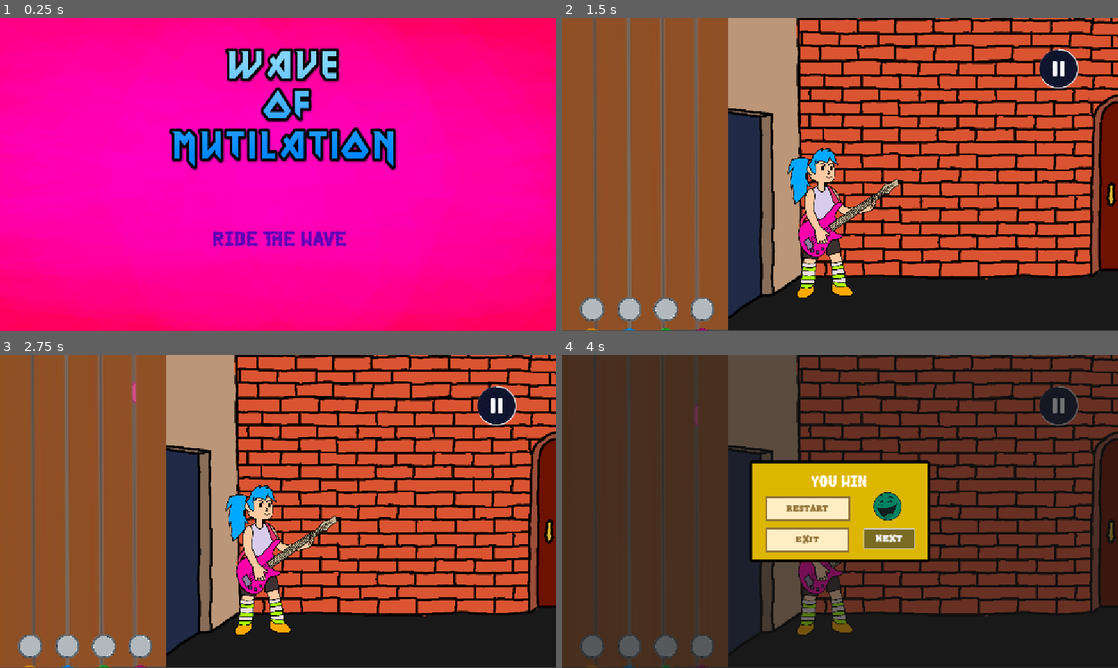
Above: before the commit, frames 1-4 (two rows, left to right).
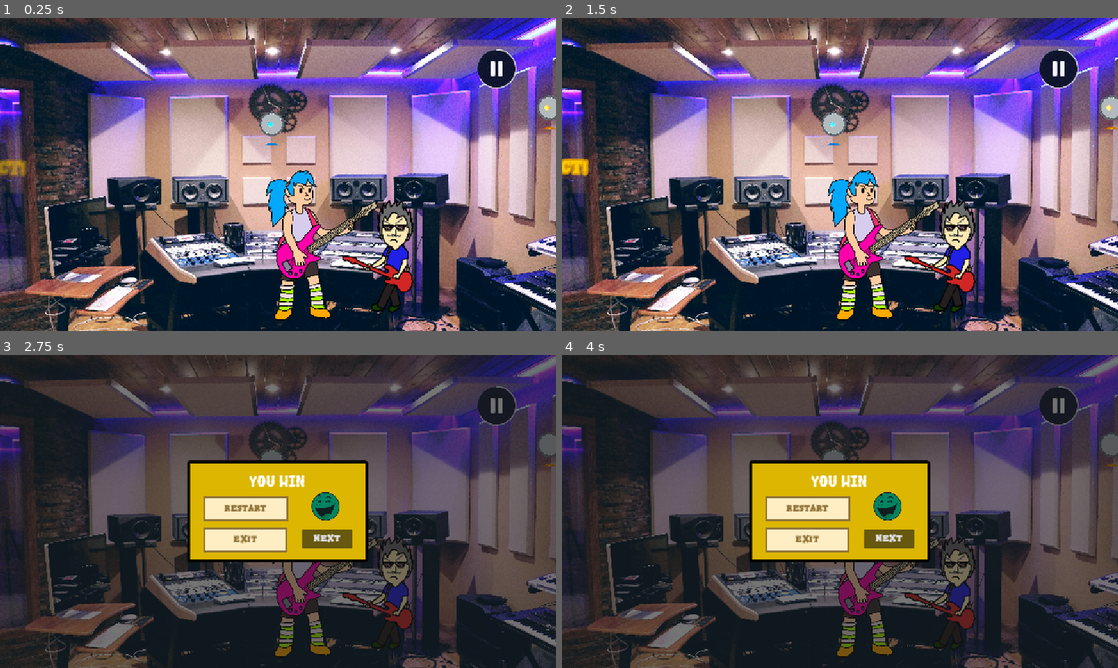
Above: after the commit, the same moments.

Repository: sofiamatosg/Wave-of-Mutilation
Game: Godot game, scene res://levels/game_leve2l.tscn
Two runs of this game, one before a commit and one after it. Both use one fixed random seed, a clock stepped at 60 frames per second and the inputs below. Before the commit the project starts from res://levels/main.tscn.
Inputs (mouse positions are in pixels of both pictures, inside the frame that each line leads up to):
- Up to frame 1 (0.25 s): no input
- Up to frame 2 (1.5 s): click (840, 240) at 0.5 s, where only the run before the commit has a clickable "Ride the wave"; click (806, 171) at 1.25 s, where only the run after the commit has a clickable "Restart"
- Up to frame 3 (2.75 s): click (244, 508) at 2 s, where only the run before the commit has a clickable "Restart"
- Up to frame 4 (4 s): click (806, 508) at 2.75 s, where only the run after the commit has a clickable "Restart"; click (890, 539) at 3.5 s, where only the run before the commit has a clickable "Next"

The runs differ from the first frame. In frame 1, 100% of the frame differs, in the area x 0-100%, y 0-100%; in frame 2, 96%; in frame 3, 90%; in frame 4, 70%.

Commit message:
Start of level 2

Diff:
--- a/levels/game_leve2l.tscn
+++ b/levels/game_leve2l.tscn
@@ -1,6 +1,6 @@
-[gd_scene load_steps=14 format=3 uid="uid://rsx4v88h002y"]
+[gd_scene load_steps=13 format=3 uid="uid://rsx4v88h002y"]
 
-[ext_resource type="Texture2D" uid="uid://dwmfhaqkv4eqg" path="res://art/background.png" id="1_mii4g"]
+[ext_resource type="Texture2D" uid="uid://dnes8ylorxme" path="res://art/pexels-pixabay-164938.jpg" id="1_uprbx"]
 [ext_resource type="PackedScene" uid="uid://c0c5bk8q4botv" path="res://objects/key_listener.tscn" id="2_rdsv0"]
 [ext_resource type="Texture2D" uid="uid://dyjhtkmrm4ajt" path="res://art/Ícones Coloridos e Simples.png" id="3_whdab"]
 [ext_resource type="PackedScene" uid="uid://bjbdbok88dyfc" path="res://objects/falling_key.tscn" id="4_phv1y"]
@@ -9,7 +9,6 @@
 [ext_resource type="PackedScene" uid="uid://dsoxkm5i4lmjp" path="res://level_editor.tscn" id="7_8i1r4"]
 [ext_resource type="PackedScene" uid="uid://bn0jgwmv7lc28" path="res://objects/audio_control.tscn" id="8_d163y"]
 [ext_resource type="PackedScene" uid="uid://b3aseihpqe6e3" path="res://objects/player.tscn" id="9_43c8h"]
-[ext_resource type="Texture2D" uid="uid://d02e2o072m6li" path="res://art/bass.png" id="10_axrnb"]
 [ext_resource type="PackedScene" uid="uid://d2h7qqroxyx8n" path="res://objects/enemy.tscn" id="11_0gegn"]
 [ext_resource type="Script" uid="uid://chdqggcye25kp" path="res://objects/enemy.gd" id="12_rr06r"]
 
@@ -17,37 +16,37 @@
 background_mode = 3
 glow_enabled = true
 
-[node name="GameLevel" type="Node2D"]
+[node name="GameLevel2" type="Node2D"]
 
 [node name="Camera2D" type="Camera2D" parent="."]
 
 [node name="Background" type="Sprite2D" parent="."]
-position = Vector2(172, -3.00002)
-scale = Vector2(1.17101, 1.18464)
-texture = ExtResource("1_mii4g")
+position = Vector2(6.49998, 0.600014)
+scale = Vector2(0.197804, 0.184487)
+texture = ExtResource("1_uprbx")
 
 [node name="key_listener" parent="." instance=ExtResource("2_rdsv0")]
-position = Vector2(-520, 280)
+position = Vector2(556, -137.375)
 scale = Vector2(0.25, 0.25)
 texture = ExtResource("3_whdab")
 key_name = "button_left"
 
 [node name="key_listener2" parent="." instance=ExtResource("2_rdsv0")]
-position = Vector2(-440, 280)
+position = Vector2(-16, -104)
 scale = Vector2(0.25, 0.25)
 texture = ExtResource("3_whdab")
 frame = 1
 key_name = "button_down"
 
 [node name="key_listener3" parent="." instance=ExtResource("2_rdsv0")]
-position = Vector2(-360, 280)
+position = Vector2(716, -137.375)
 scale = Vector2(0.25, 0.25)
 texture = ExtResource("3_whdab")
 frame = 2
 key_name = "button_up"
 
 [node name="key_listener4" parent="." instance=ExtResource("2_rdsv0")]
-position = Vector2(-280, 280)
+position = Vector2(796, -137.375)
 scale = Vector2(0.25, 0.25)
 texture = ExtResource("3_whdab")
 frame = 3
@@ -57,7 +56,6 @@
 position = Vector2(-120, -350)
 
 [node name="HoldTail" parent="FallingKey" instance=ExtResource("5_mfgeb")]
-visible = false
 scale = Vector2(8, 12.874)
 
 [node name="GameUI" parent="." instance=ExtResource("6_sgaq2")]
@@ -75,16 +73,7 @@
 [node name="AudioControl" parent="." instance=ExtResource("8_d163y")]
 
 [node name="Player" parent="." instance=ExtResource("9_43c8h")]
-position = Vector2(0, 100)
-
-[node name="Bass" type="TextureRect" parent="."]
-z_index = -1
-offset_left = -833.0
-offset_top = 323.0
-offset_right = -185.0
-offset_bottom = 1254.0
-rotation = -1.57512
-texture = ExtResource("10_axrnb")
+position = Vector2(83, 146)
 
 [node name="Enemy" parent="." instance=ExtResource("11_0gegn")]
 position = Vector2(660, 160)
--- a/levels/game_level.tscn
+++ b/levels/game_level.tscn
@@ -79,9 +79,9 @@
 
 [node name="Bass" type="TextureRect" parent="."]
 z_index = -1
-offset_left = -833.0
+offset_left = -832.0
 offset_top = 323.0
-offset_right = -185.0
+offset_right = -184.0
 offset_bottom = 1254.0
 rotation = -1.57512
 texture = ExtResource("9_p4sme")
--- a/levels/game_ui.tscn
+++ b/levels/game_ui.tscn
@@ -439,6 +439,7 @@
 [node name="NextButton" type="Button" parent="CanvasLayer/Win/WinPanel"]
 process_mode = 3
 z_index = 1
+layout_mode = 0
 offset_left = 630.0
 offset_top = 370.0
 offset_right = 734.0
--- a/levels/main.gd
+++ b/levels/main.gd
@@ -1,12 +1,13 @@
 extends Node
 
 var original_scale = Vector2.ONE
-
+@onready var ocean: AudioStreamPlayer = %Ocean
 func _ready():
 	original_scale = %PlayButton.scale
 
 func _on_play_button_pressed() -> void:
 	get_tree().change_scene_to_file("res://levels/game_level.tscn")
+	Signals.Ocean.emit()
 
 func _on_play_button_mouse_entered() -> void:
 	%PlayButton.scale = Vector2(1.15, 1.15)
--- a/objects/audio_control.gd
+++ b/objects/audio_control.gd
@@ -4,10 +4,12 @@
 # Called when the node enters the scene tree for the first time.
 func _ready() -> void:
 	await get_tree().create_timer(0.5).timeout
+
 	$Drive.play()
 	Signals.Lost.connect(Lost)
 	Signals.ResetCombo.connect(ResetCombo)
 	Signals.Win.connect(Win)
+	Signals.Ocean.connect(Ocean)
 	$Drive.finished.connect(_on_drive_finished)
 
 func Lost():
@@ -20,3 +22,7 @@
 	print("winwin")
 func Win():
 	$Win.play()
+
+func Ocean():
+	$Ocean.play()
+	print("=11=11")
--- a/objects/audio_control.tscn
+++ b/objects/audio_control.tscn
@@ -22,8 +22,8 @@
 bus = &"SFX"
 
 [node name="Ocean" type="AudioStreamPlayer" parent="."]
+unique_name_in_owner = true
 stream = ExtResource("5_rhtlh")
-bus = &"SFX"
 
 [node name="Intro" type="AudioStreamPlayer" parent="."]
 stream = ExtResource("6_dto0i")
--- a/objects/enemy.gd
+++ b/objects/enemy.gd
@@ -9,7 +9,7 @@
 func _ready():
 	Signals.DecreaseLife.connect(DecreaseLife)
 	await get_tree().create_timer(8.0).timeout
-	animated_sprite_2d.play("play")
+	animated_sprite_2d.play("run")
 	var anim = $AnimationPlayer.get_animation("enemy_walk")
 	$AnimationPlayer.play("enemy_walk")
 
@@ -19,6 +19,11 @@
 	var sprite_global = $AnimatedSprite2D.to_global(Vector2.ZERO)
 	if sprite_global.x <=  50 and health > 0:
 		Signals.Lost.emit()
+	print(sprite_global.x)
+	if sprite_global.x < 658 and sprite_global.x > 656:
+		Signals.Start.emit()
+		print("CUIO")
+
 func DecreaseLife (damage: int):
 	health -= damage
 	if health <= 0:
--- a/objects/enemy.tscn
+++ b/objects/enemy.tscn
@@ -1,9 +1,12 @@
-[gd_scene load_steps=11 format=3 uid="uid://d2h7qqroxyx8n"]
+[gd_scene load_steps=15 format=3 uid="uid://d2h7qqroxyx8n"]
 
 [ext_resource type="Texture2D" uid="uid://ou41b8n2ph61" path="res://art/Enemy1.png" id="1_we7g8"]
 [ext_resource type="Texture2D" uid="uid://c5a3kl2fxfsjm" path="res://art/Enemy2.png" id="2_3hb37"]
 [ext_resource type="PackedScene" uid="uid://b643kdsjh0m30" path="res://health_bar.tscn" id="2_7jlpp"]
 [ext_resource type="Script" uid="uid://0iuxyjme4t3y" path="res://health_bar.gd" id="3_41oev"]
+[ext_resource type="PackedScene" uid="uid://dlgyxc8y7xann" path="res://objects/enemy_key.tscn" id="5_l24ub"]
+[ext_resource type="Texture2D" uid="uid://dyjhtkmrm4ajt" path="res://art/Ícones Coloridos e Simples.png" id="6_lw0qc"]
+[ext_resource type="Script" uid="uid://deejg6qb6owny" path="res://objects/enemy_key.gd" id="7_migdc"]
 
 [sub_resource type="SpriteFrames" id="SpriteFrames_2ld5k"]
 animations = [{
@@ -52,9 +55,33 @@
 "update": 0,
 "values": [Vector2(-18, 135), Vector2(-642, 135)]
 }
+tracks/2/type = "value"
+tracks/2/imported = false
+tracks/2/enabled = true
+tracks/2/path = NodePath("HBoxContainer:position")
+tracks/2/interp = 1
+tracks/2/loop_wrap = true
+tracks/2/keys = {
+"times": PackedFloat32Array(0, 7),
+"transitions": PackedFloat32Array(1, 1),
+"update": 0,
+"values": [Vector2(0, 0), Vector2(-642, 0)]
+}
 
 [sub_resource type="Animation" id="Animation_we7g8"]
 length = 0.001
+tracks/0/type = "value"
+tracks/0/imported = false
+tracks/0/enabled = true
+tracks/0/path = NodePath("HBoxContainer:position")
+tracks/0/interp = 1
+tracks/0/loop_wrap = true
+tracks/0/keys = {
+"times": PackedFloat32Array(0),
+"transitions": PackedFloat32Array(1),
+"update": 0,
+"values": [Vector2(0, 0)]
+}
 
 [sub_resource type="AnimationLibrary" id="AnimationLibrary_3hb37"]
 _data = {
@@ -62,13 +89,16 @@
 &"enemy_walk": SubResource("Animation_41oev")
 }
 
+[sub_resource type="Theme" id="Theme_l24ub"]
+
 [node name="Enemy" type="CharacterBody2D"]
 
 [node name="AnimatedSprite2D" type="AnimatedSprite2D" parent="."]
+position = Vector2(-445.882, 0)
 sprite_frames = SubResource("SpriteFrames_2ld5k")
 animation = &"run"
 autoplay = "run"
-frame_progress = 0.0595303
+frame_progress = 0.488886
 
 [node name="CollisionShape2D" type="CollisionShape2D" parent="."]
 position = Vector2(-8.5, 13)
@@ -83,9 +113,9 @@
 [node name="HealthBar" parent="." instance=ExtResource("2_7jlpp")]
 anchors_preset = 10
 anchor_right = 1.0
-offset_left = -18.0
+offset_left = -446.047
 offset_top = 135.0
-offset_right = 35.0
+offset_right = -393.047
 offset_bottom = 160.0
 grow_horizontal = 2
 size_flags_horizontal = 4
@@ -98,3 +128,48 @@
 
 [node name="Marker2D" type="Marker2D" parent="."]
 position = Vector2(-650, 0)
+
+[node name="HBoxContainer" type="HBoxContainer" parent="."]
+offset_right = 40.0
+offset_bottom = 40.0
+theme = SubResource("Theme_l24ub")
+
+[node name="EnemyKey" parent="HBoxContainer" instance=ExtResource("5_l24ub")]
+z_index = 1
+position = Vector2(-19, -133)
+scale = Vector2(0.15, 0.15)
+texture = ExtResource("6_lw0qc")
+hframes = 4
+vframes = 4
+frame = 4
+script = ExtResource("7_migdc")
+
+[node name="EnemyKey2" parent="HBoxContainer" instance=ExtResource("5_l24ub")]
+z_index = 1
+position = Vector2(15, -133)
+scale = Vector2(0.15, 0.15)
+texture = ExtResource("6_lw0qc")
+hframes = 4
+vframes = 4
+frame = 4
+script = ExtResource("7_migdc")
+
+[node name="EnemyKey3" parent="HBoxContainer" instance=ExtResource("5_l24ub")]
+z_index = 1
+position = Vector2(49, -133)
+scale = Vector2(0.15, 0.15)
+texture = ExtResource("6_lw0qc")
+hframes = 4
+vframes = 4
+frame = 4
+script = ExtResource("7_migdc")
+
+[node name="EnemyKey4" parent="HBoxContainer" instance=ExtResource("5_l24ub")]
+z_index = 1
+position = Vector2(83, -133)
+scale = Vector2(0.15, 0.15)
+texture = ExtResource("6_lw0qc")
+hframes = 4
+vframes = 4
+frame = 4
+script = ExtResource("7_migdc")
--- /dev/null
+++ b/objects/enemy_key.gd
@@ -0,0 +1,12 @@
+extends Sprite2D
+
+var actual_frame
+# Called when the node enters the scene tree for the first time.
+func _ready() -> void:
+	randomize()
+	Signals.Start.connect(Start)
+
+
+# Called every frame. 'delta' is the elapsed time since the previous frame.
+func Start():
+	self.frame = randi_range(4,7)
--- /dev/null
+++ b/objects/enemy_key.tscn
@@ -0,0 +1,3 @@
+[gd_scene format=3 uid="uid://dlgyxc8y7xann"]
+
+[node name="EnemyKey" type="Sprite2D"]
--- a/objects/key_listener.gd
+++ b/objects/key_listener.gd
@@ -21,6 +21,7 @@
 func _input(event):
 	if event is InputEventKey and event.pressed:
 		Signals.PlayAnimation.emit()
+
 func _ready():
 	$GlowOverlay.frame = frame + 4
 	Signals.CreateFallingKey.connect(CreateFallingKey)
@@ -79,9 +80,7 @@
 			get_tree().get_root().call_deferred("add_child", st_inst)
 			st_inst.SetTextInfo(press_score_text)
 			st_inst.global_position = global_position + Vector2(0, -15)
-	else:
-		#Signals.Win.emit()
-		print("awerwer")
+
 func CreateFallingKey(button_name: String):
 	if button_name == key_name:
 		var fk_inst = falling_key.instantiate()
--- a/objects/signals.gd
+++ b/objects/signals.gd
@@ -2,6 +2,7 @@
 
 signal IncrementScore(incr: int)
 
+signal Start()
 signal Win()
 signal PlayAnimation()
 signal Lost()
@@ -9,3 +10,4 @@
 signal ResetCombo()
 signal DecreaseLife (damage: int)
 signal CreateFallingKey(button_name: String,  hold_duration: float)
+signal Ocean ()
--- a/project.godot
+++ b/project.godot
@@ -11,7 +11,7 @@
 [application]
 
 config/name="Wave of Mutilation"
-run/main_scene="uid://1f1y2xupvvya"
+run/main_scene="uid://rsx4v88h002y"
 config/features=PackedStringArray("4.4", "GL Compatibility")
 config/icon="res://icon.svg"
 
Binary file added: art/pexels-pixabay-164938.jpg
Not shown, added: art/pexels-pixabay-164938.jpg.import
Not shown, added: drums-383194.mp3.import
Not shown, added: objects/enemy_key.gd.uid
Binary file added: pexels-pixabay-164938.jpg
Not shown, added: pexels-pixabay-164938.jpg.import
Not shown, added: drums-383194.mp3
